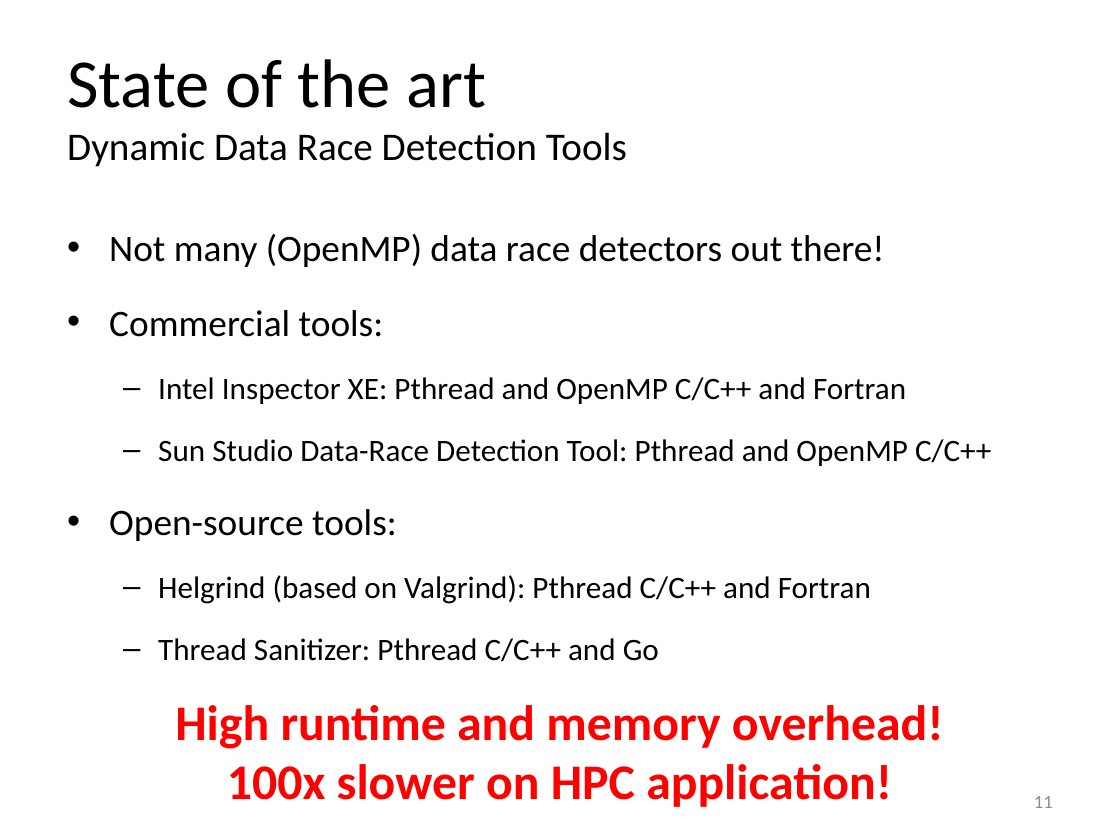
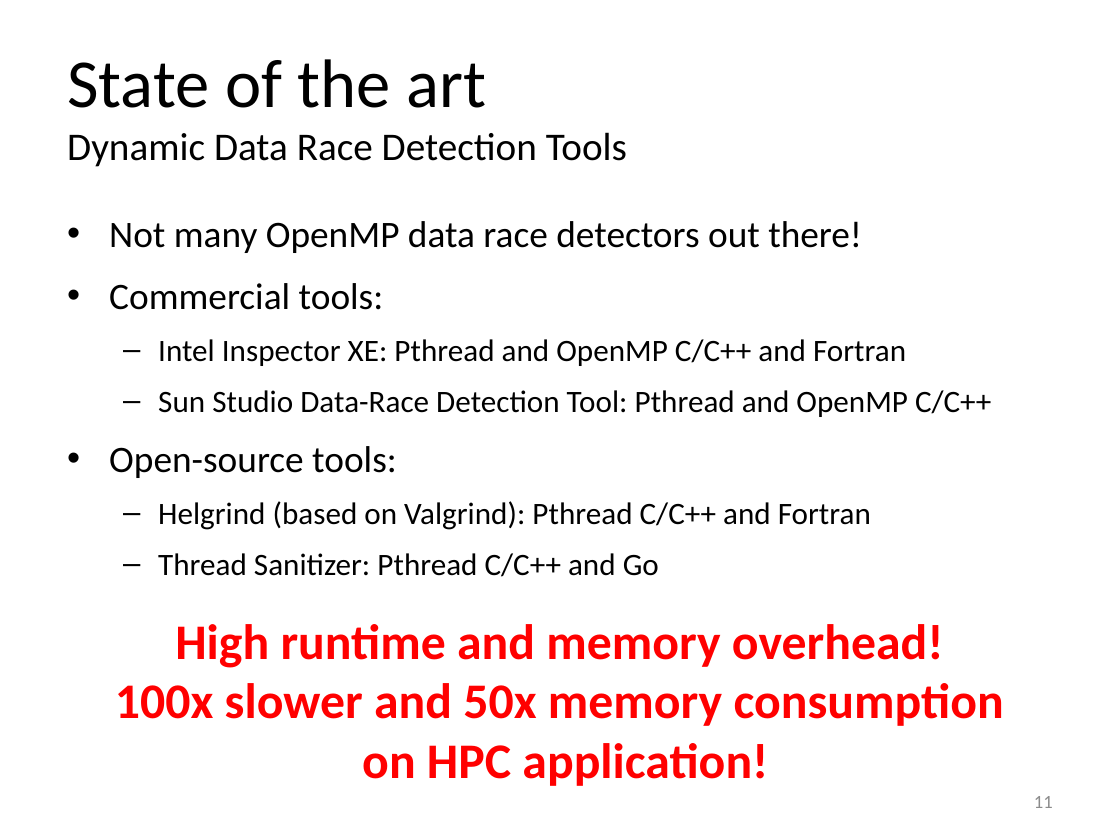
Before and after one commit to simoatze/oral_qualifier, a slide deck: slide 11 of presentation/presentation.pptx. Drawn at 1120x840 pixels with LibreOffice and Linux fonts; fonts in the diff are those of the drawing. Boxes give left, top, right and bottom in pixels: in the first picture for what was removed or moved away, otherwise in the second. Text is boxed around its words. In the diff, an @@ line names an element or a change of style, - is before the commit and + after.

```diff
--- a/presentation/presentation.pptx
+++ b/presentation/presentation.pptx
@@ text at [109, 221, 862, 253]: text changed @@
-• Not many (OpenMP) data race detectors out there!
+• Not many OpenMP data race detectors out there!
@@ text at [109, 283, 991, 577]: line spacing 1.5 to 1.2 @@
@@ text "High runtime and memory overhead!": place and size @@
-text "High runtime and memory overhead!" at [175, 705, 944, 807]
+text "High runtime and memory overhead!" at [115, 624, 1004, 786]
@@ text at [115, 683, 1004, 786]: text changed @@
-100x slower on HPC application!
+100x slower and 50x memory consumption
+on HPC application!
```
Also in this commit, not shown: 4 other slides changed, 2 other files.
